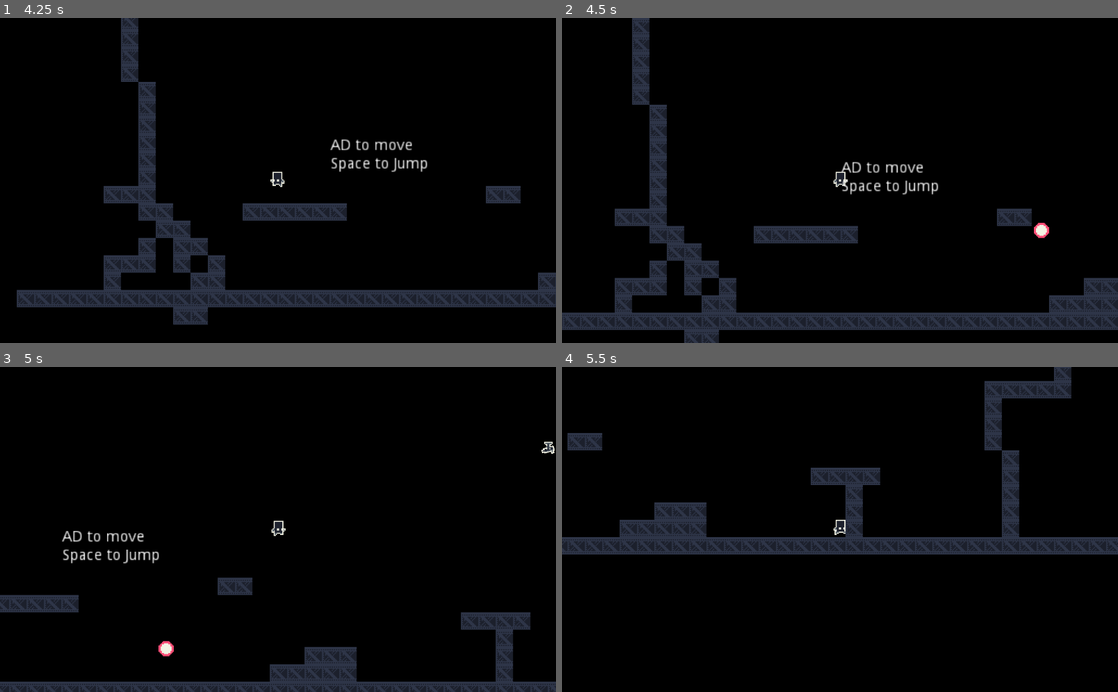
Above: before the commit, frames 1-4 (two rows, left to right).
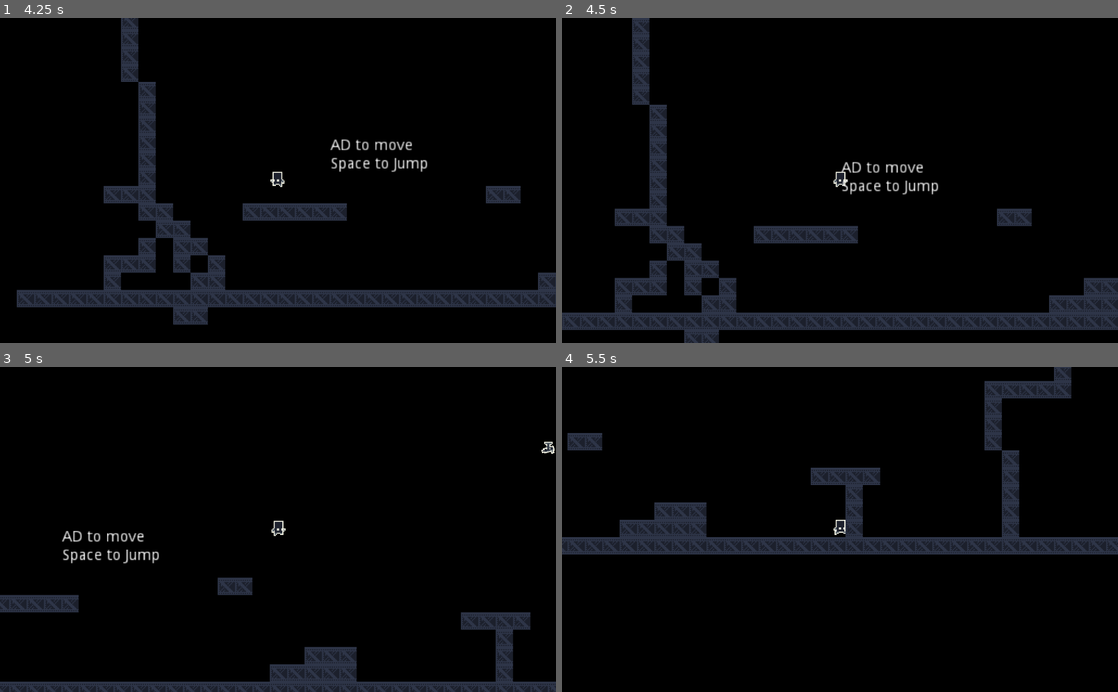
Above: after the commit, the same moments.

Repository: Miziziziz/SmallPlatformer
Game: Godot game, scene res://World.tscn
Two runs of this game, one before a commit and one after it. Both use one fixed random seed, a clock stepped at 60 frames per second and the inputs below.
Inputs:
- Up to frame 1 (4.25 s): tap Enter at 0.5 s; hold Space (jump) 0.53-1.28 s; hold D (move_right) 0.53-2.03 s; tap Space (jump) at 1.35, 1.52, 1.82, 2.85, 3.02, 3.32 s; hold Space (jump) 2.03-2.78 s; hold A (move_left) from 2.03 s (still down); hold Space (jump) from 3.53 s (still down); tap R (restart) at 4.15 s
- Up to frame 2 (4.5 s): release A (move_left) at 4.28 s; release Space (jump) at 4.28 s; hold D (move_right) from 4.28 s (still down); tap Space (jump) at 4.35 s
- Up to frame 3 (5 s): keep holding D (move_right); tap Space (jump) at 4.52, 4.82 s
- Up to frame 4 (5.5 s): keep holding D (move_right); hold Space (jump) from 5.03 s (still down)

Frame 1 is identical in both runs. In frame 2, 0.1% of the frame differs, in the area x 84-88%, y 63-68%; in frame 3, 0.1%, in the area x 28-32%, y 84-90%; in frame 4, nothing differs.

Commit message:
changed delta to _delta.

Diff:
--- a/Bullet.gd
+++ b/Bullet.gd
@@ -3,8 +3,8 @@
 var move_dir = Vector2()
 var move_speed = 200
 
-func _physics_process(delta):
-	var coll = move_and_collide(move_dir * move_speed * delta)
+func _physics_process(_delta):
+	var coll = move_and_collide(move_dir * move_speed * _delta)
 	if coll:
 		if coll.collider.name == "Player":
 			coll.collider.die()
--- a/Gun.gd
+++ b/Gun.gd
@@ -10,22 +10,22 @@
 
 var bullet = preload("res://Bullet.tscn")
 
-func _physics_process(delta):
-	if delta:
-		if player == null:
-			return
-		var dir_to_player = player.global_position - global_position
-		rotation = dir_to_player.angle()
-		fire_time += delta
-		if fire_time > fire_rate:
-			fire_time = 0
-			fire()
+func _physics_process(_delta):
+	if player == null:
+		return
+	var dir_to_player = player.global_position - global_position
+	rotation = dir_to_player.angle()
+	fire_time += _delta
+	if fire_time > fire_rate:
+		fire_time = 0
+		fire()
 
 func fire():
 	if global_position.distance_to(player.global_position) > rang:
 		return
 	var bullet_inst = bullet.instance()
-	get_tree().get_root().add_child(bullet_inst)
+	#get_tree().get_root().add_child(bullet_inst)
+	get_tree().get_root().get_node("World").get_node("bullets").add_child(bullet_inst)
 	bullet_inst.global_position = global_position
 	var dir_to_player = (player.global_position - global_position).normalized()
 	bullet_inst.move_dir = dir_to_player
--- a/Player.gd
+++ b/Player.gd
@@ -30,68 +30,67 @@
 		#print(reload)
 	pass
 
-func _process(delta):
-	if delta:
-		if Input.is_action_pressed("exit"):
-			get_tree().quit()
+func _process(_delta):
+	if Input.is_action_pressed("exit"):
+		get_tree().quit()
 
-		if dead and Input.is_action_pressed("restart"):
-			get_tree().paused = true
-			#get_tree().reload_current_scene()
+	if dead and Input.is_action_pressed("restart"):
+		get_parent().get_node("bullets").free() # No more bullets after reseting the game.
+		get_tree().paused = true
+		#get_tree().reload_current_scene()
 
-func _physics_process(delta):
-	if delta:
-		var move_vec = Vector2()
-		if !dead:
-			if Input.is_action_pressed("move_left"):
-				move_vec.x -= 1
-			if Input.is_action_pressed("move_right"):
-				move_vec.x += 1
+func _physics_process(_delta):
+	var move_vec = Vector2()
+	if !dead:
+		if Input.is_action_pressed("move_left"):
+			move_vec.x -= 1
+		if Input.is_action_pressed("move_right"):
+			move_vec.x += 1
 
-		velo += move_vec * move_speed - drag * Vector2(velo.x, 0)
+	velo += move_vec * move_speed - drag * Vector2(velo.x, 0)
 
-		var cur_grounded = is_on_floor()
-		if !cur_grounded and last_grounded:
-			time_left_ground = get_cur_time()
+	var cur_grounded = is_on_floor()
+	if !cur_grounded and last_grounded:
+		time_left_ground = get_cur_time()
 
-		#var will_jump = false
-		var pressed_jump = Input.is_action_just_pressed("jump")
+	#var will_jump = false
+	var pressed_jump = Input.is_action_just_pressed("jump")
 
-		if pressed_jump:
-			time_pressed_jump = get_cur_time()
+	if pressed_jump:
+		time_pressed_jump = get_cur_time()
 
-		if (pressed_jump and cur_grounded):
-			jump()
-		elif (!last_grounded and cur_grounded and get_cur_time() - time_pressed_jump < jump_buffer):
-			jump()
-		elif pressed_jump and get_cur_time() - time_left_ground < jump_buffer:
-			jump()
+	if (pressed_jump and cur_grounded):
+		jump()
+	elif (!last_grounded and cur_grounded and get_cur_time() - time_pressed_jump < jump_buffer):
+		jump()
+	elif pressed_jump and get_cur_time() - time_left_ground < jump_buffer:
+		jump()
 
-		if Input.is_action_pressed("jump"):
-			velo.y += less_gravity
+	if Input.is_action_pressed("jump"):
+		velo.y += less_gravity
+	else:
+		velo.y += gravity
+
+	if cur_grounded and velo.y > 10:
+		velo.y = 10
+
+	velo = move_and_slide(velo, Vector2.UP)
+
+	if move_vec.x > 0.0 and !facing_right:
+		flip()
+	elif move_vec.x < 0.0 and facing_right:
+		flip()
+
+	if cur_grounded:
+		if move_vec == Vector2():
+			play_anim("idle")
 		else:
-			velo.y += gravity
-
-		if cur_grounded and velo.y > 10:
-			velo.y = 10
-
-		velo = move_and_slide(velo, Vector2.UP)
-
-		if move_vec.x > 0.0 and !facing_right:
-			flip()
-		elif move_vec.x < 0.0 and facing_right:
-			flip()
-
-		if cur_grounded:
-			if move_vec == Vector2():
-				play_anim("idle")
-			else:
-				play_anim("walk")
-		else:
-			play_anim("jump")
+			play_anim("walk")
+	else:
+		play_anim("jump")
 
 
-		last_grounded = cur_grounded
+	last_grounded = cur_grounded
 
 func jump():
 	if dead:
--- a/Player.tscn
+++ b/Player.tscn
@@ -62,6 +62,7 @@
 flag_disable_z = true
 gravity = Vector3( 0, 98, 0 )
 initial_velocity = 67.6
+angular_velocity = 7.70714e-44
 orbit_velocity = 0.0
 orbit_velocity_random = 0.0
 color = Color( 1, 0, 0, 1 )
--- a/World.tscn
+++ b/World.tscn
@@ -87,6 +87,8 @@
 [node name="Turret13" parent="." instance=ExtResource( 3 )]
 position = Vector2( 2030.83, -271.709 )
 
+[node name="bullets" type="Node2D" parent="."]
+
 [node name="WinMessage" type="Label" parent="."]
 margin_left = 3969.24
 margin_top = -80.5156
